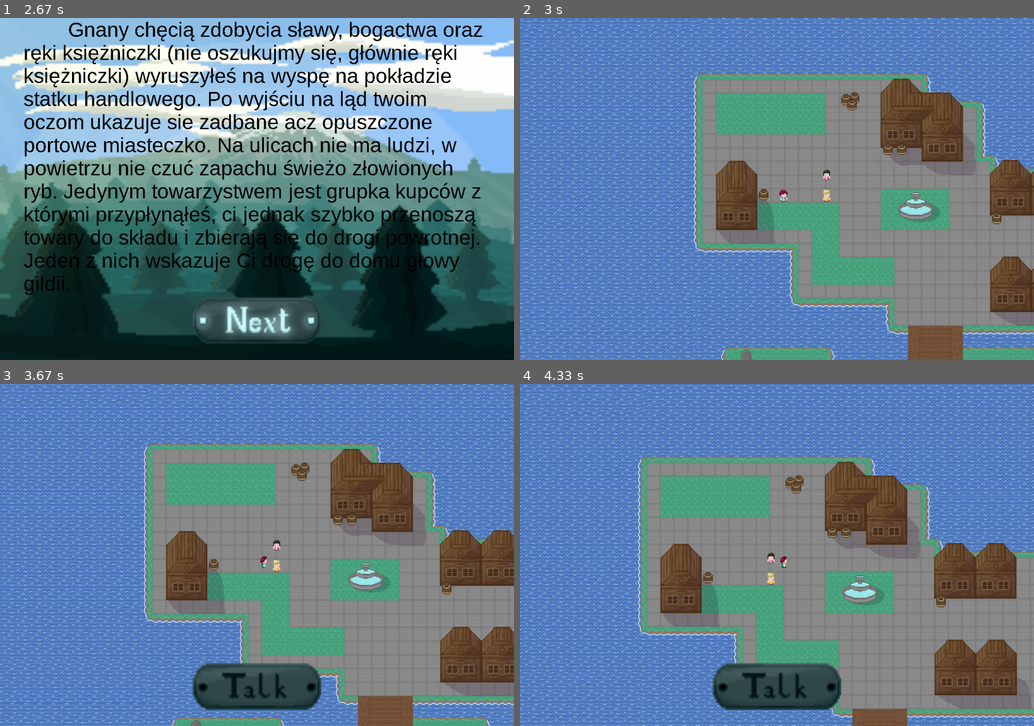
Above: before the commit, frames 1-4 (two rows, left to right).
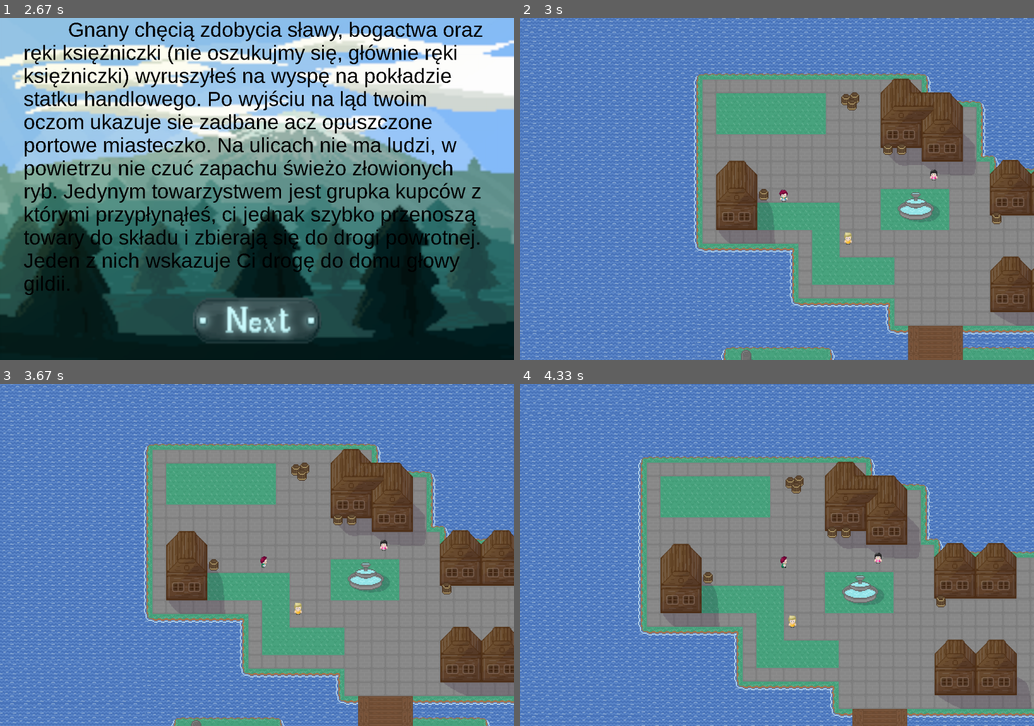
Above: after the commit, the same moments.

Repository: AGH-Narzedzia-Informatyczne-2020-2021/PyGame
Game: pygame game, started from nasza_gra/game.py
Same seed, same stepped clock (60 frames per second), same inputs: the game is played once before the commit and once after it.
Inputs (mouse positions are in pixels of both pictures, inside the frame that each line leads up to):
- Up to frame 1 (2.67 s): click (149, 267) at 0.38 s; click (257, 322) at 0.72 s; click (97, 137) at 1.05 s; click (257, 322) at 2.38 s
- Up to frame 2 (3 s): click (777, 322) at 2.72 s
- Up to frame 3 (3.67 s): hold Right 3-3.47 s; move the mouse to (185, 483) at 3.03 s; hold Up from 3.5 s (still down)
- Up to frame 4 (4.33 s): release Up at 3.8 s; hold Right 3.83-4.3 s

Frame 1 is identical in both runs. In frame 2, 0.2% of the frame differs, in the area x 58-82%, y 44-67%; in frame 3, 3.4%, in the area x 37-76%, y 45-96%; in frame 4, 3.4%.

Commit message:
pierwszy npc juz dziala

Diff:
--- a/nasza_gra/game.py
+++ b/nasza_gra/game.py
@@ -357,8 +357,8 @@
                 music_play(BMUSIC, -1)
 
  # 0 = x, 1 = y, 2 = ikonka, 3 = ktory dialog, 4 = lista tekstow
-NPC_POSITIONS = [   [700, 350, pygame.image.load(os.path.join(grafiki, 'grafiki\\npc1.png')), int(0), NPC_1_DIALOG],
-                    [700, 400, pygame.image.load(os.path.join(grafiki, 'grafiki\\npc2.png')), int(0), NPC_2_DIALOG]   ]
+NPC_POSITIONS = [   [950, 350, pygame.image.load(os.path.join(grafiki, 'grafiki\\npc1.png')), int(0), NPC_1_DIALOG],
+                    [750, 500, pygame.image.load(os.path.join(grafiki, 'grafiki\\npc2.png')), int(0), NPC_2_DIALOG]   ]
 
 NPC_NUM = 0
 
@@ -379,7 +379,8 @@
 def dialog():
     global NPC, NPC_NUM, FLAG_MOUSE, NPC_1_DIALOG
     while NPC:
-
+        if NPC_NUM[3] > 6:
+            break
         SCREEN.blit(RAMKA_DIALOGU, (0, 0))
         czcionka = pygame.font.SysFont('Arial', 40)
         blit_text(SCREEN,  NPC_NUM[4][NPC_NUM[3]], (0, 35), czcionka)
